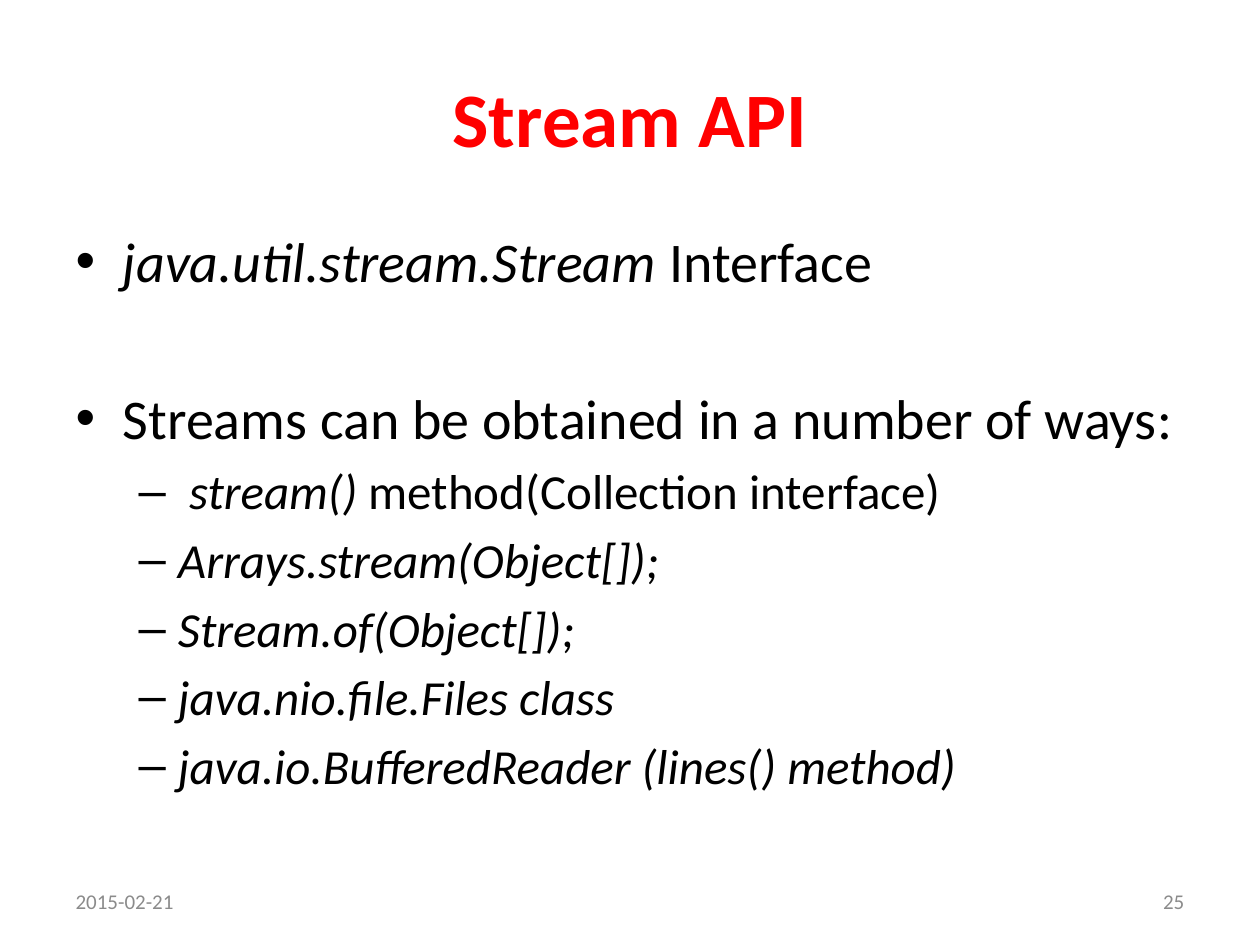
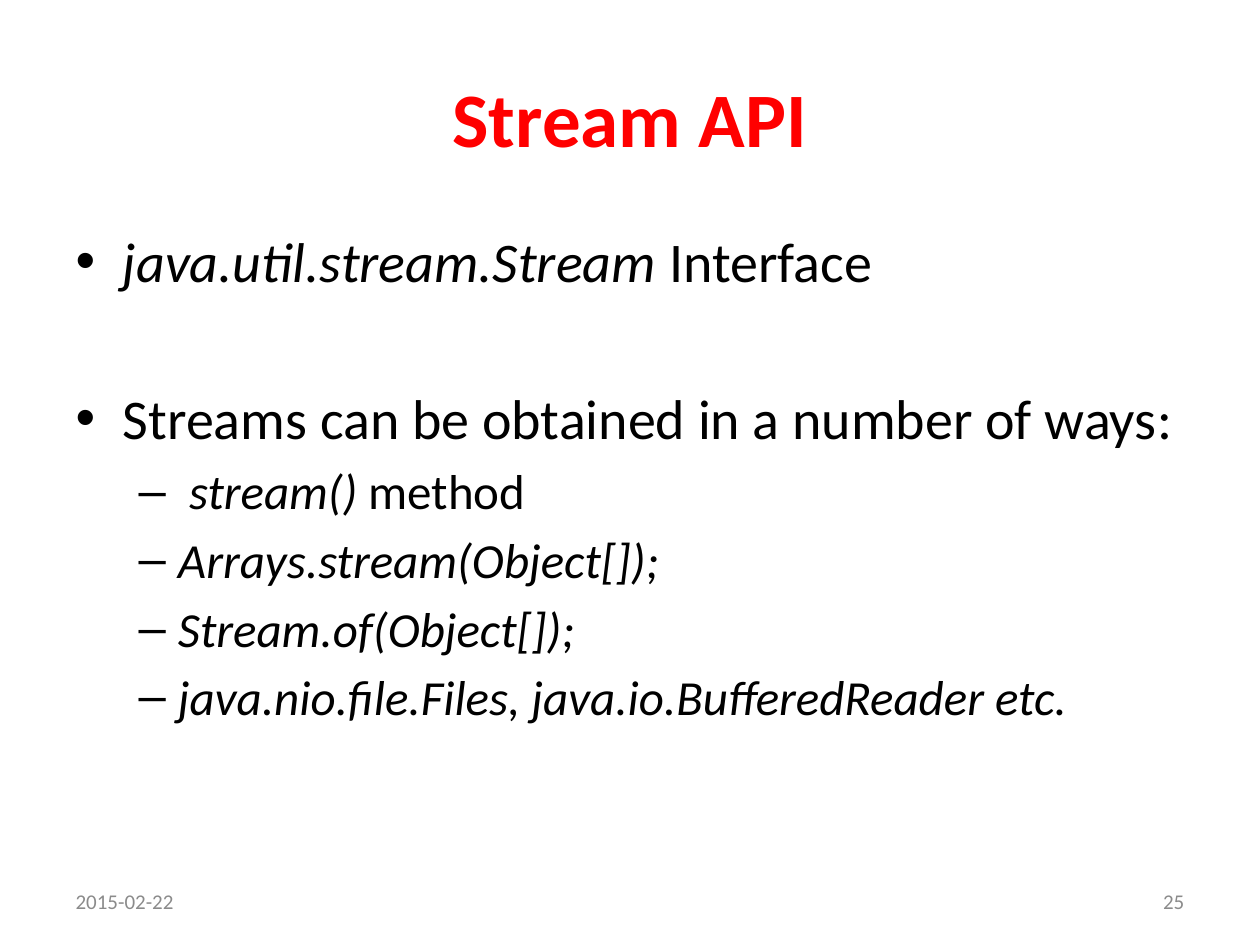
Before and after one commit to p-zalejko/jug_java8, a slide deck: slide 25 of jug.zg.java8/Java 8_prezentacja.ppsx. Drawn at 1260x945 pixels with LibreOffice and Linux fonts; fonts in the diff are those of the drawing. Boxes give left, top, right and bottom in pixels: in the first picture for what was removed or moved away, otherwise in the second. Text is boxed around its words. In the diff, an @@ line names an element or a change of style, - is before the commit and + after.

```diff
--- a/jug.zg.java8/Java 8_prezentacja.ppsx
+++ b/jug.zg.java8/Java 8_prezentacja.ppsx
@@ text at [189,473,526,516]: text changed; italic on @@
-  – stream() method(Collection interface)
+  – stream() method
@@ text at [178,681,1067,724]: text changed @@
-  – java.nio.file.Files class
-  – java.io.BufferedReader (lines() method)
+  – java.nio.file.Files, java.io.BufferedReader etc.
@@ text at [76,895,174,909]: text changed @@
-2015-02-21
+2015-02-22
```
Also in this commit, not shown: 29 other slides changed, 12 other files.
